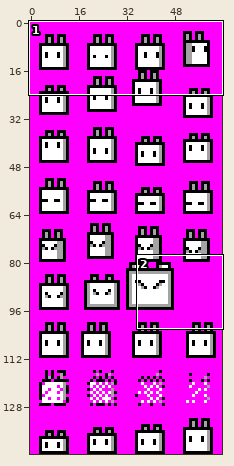
One commit to this sprite sheet: data/player.ch.png. The first picture is a wide view before the edit; the outline marks the close-up.
Close-up. Before:
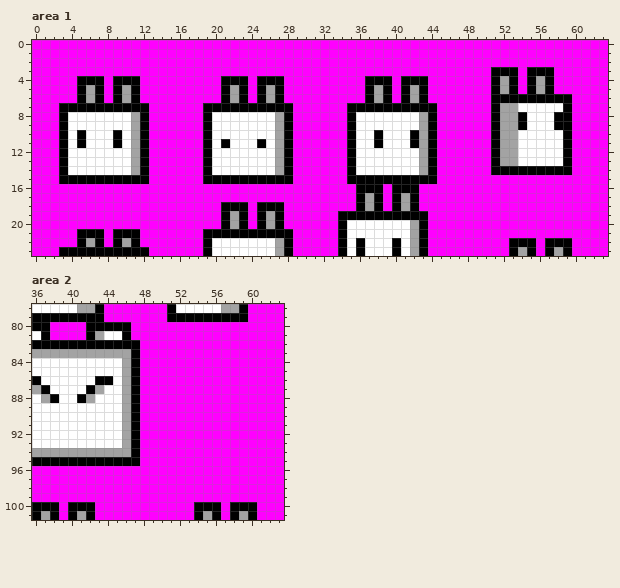
The file is 64x144 pixels. Shown: area 1: x 0..63, y 0..23; area 2: x 36..63, y 78..101.
After:
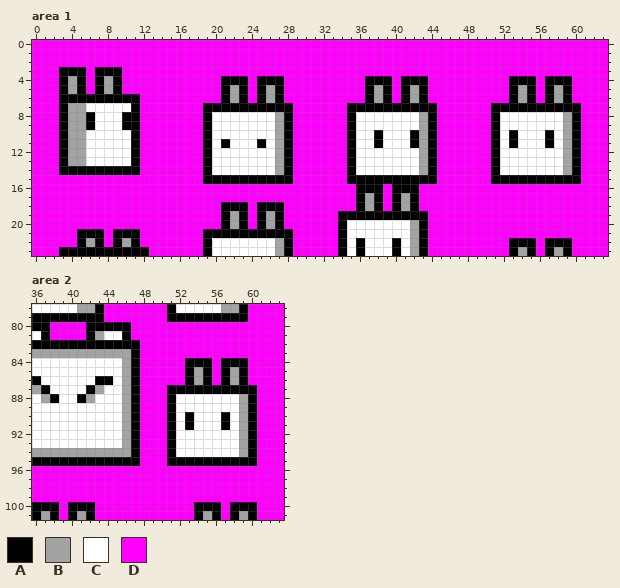
Palette (. is transparent): A #000000  B #a3a3a3  C #ffffff  D #ff00ff
The commit says: Add player double jump animation and fix some minor animation glitches
The exact change:
--- area 1
@@ x 0..63 @@
  2 DDDDDDDDDDDDDDDDDDDDDDDDDDDDDDDDDDDDDDDDDDDDDDDDDDDDDDDDDDDDDDDD
- 3 DDDDDDDDDDDDDDDDDDDDDDDDDDDDDDDDDDDDDDDDDDDDDDDDDDDAAADAAADDDDDD
- 4 DDDDDAAADAAADDDDDDDDDAAADAAADDDDDDDDDAAADAAADDDDDDDABADABADDDDDD
- 5 DDDDDABADABADDDDDDDDDABADABADDDDDDDDDABADABADDDDDDDABADABADDDDDD
- 6 DDDDDABADABADDDDDDDDDABADABADDDDDDDDDABADABADDDDDDDAAAAAAAAADDDD
- 7 DDDAAAAAAAAAADDDDDDAAAAAAAAAADDDDDDAAAAAAAAAADDDDDDABBCCCCCADDDD
- 8 DDDACCCCCCCBADDDDDDACCCCCCCBADDDDDDACCCCCCCBADDDDDDABBACCCAADDDD
- 9 DDDACCCCCCCBADDDDDDACCCCCCCBADDDDDDACCCCCCCBADDDDDDABBACCCAADDDD
-10 DDDACACCCACBADDDDDDACCCCCCCBADDDDDDACCACCCABADDDDDDABBCCCCCADDDD
-11 DDDACACCCACBADDDDDDACACCCACBADDDDDDACCACCCABADDDDDDABBCCCCCADDDD
-12 DDDACCCCCCCBADDDDDDACCCCCCCBADDDDDDACCCCCCCBADDDDDDABBCCCCCADDDD
-13 DDDACCCCCCCBADDDDDDACCCCCCCBADDDDDDACCCCCCCBADDDDDDABBCCCCCADDDD
-14 DDDACCCCCCCBADDDDDDACCCCCCCBADDDDDDACCCCCCCBADDDDDDAAAAAAAAADDDD
-15 DDDAAAAAAAAAADDDDDDAAAAAAAAAADDDDDDAAAAAAAAAADDDDDDDDDDDDDDDDDDD
+ 3 DDDAAADAAADDDDDDDDDDDDDDDDDDDDDDDDDDDDDDDDDDDDDDDDDDDDDDDDDDDDDD
+ 4 DDDABADABADDDDDDDDDDDAAADAAADDDDDDDDDAAADAAADDDDDDDDDAAADAAADDDD
+ 5 DDDABADABADDDDDDDDDDDABADABADDDDDDDDDABADABADDDDDDDDDABADABADDDD
+ 6 DDDAAAAAAAAADDDDDDDDDABADABADDDDDDDDDABADABADDDDDDDDDABADABADDDD
+ 7 DDDABBCCCCCADDDDDDDAAAAAAAAAADDDDDDAAAAAAAAAADDDDDDAAAAAAAAAADDD
+ 8 DDDABBACCCAADDDDDDDACCCCCCCBADDDDDDACCCCCCCBADDDDDDACCCCCCCBADDD
+ 9 DDDABBACCCAADDDDDDDACCCCCCCBADDDDDDACCCCCCCBADDDDDDACCCCCCCBADDD
+10 DDDABBCCCCCADDDDDDDACCCCCCCBADDDDDDACCACCCABADDDDDDACACCCACBADDD
+11 DDDABBCCCCCADDDDDDDACACCCACBADDDDDDACCACCCABADDDDDDACACCCACBADDD
+12 DDDABBCCCCCADDDDDDDACCCCCCCBADDDDDDACCCCCCCBADDDDDDACCCCCCCBADDD
+13 DDDABBCCCCCADDDDDDDACCCCCCCBADDDDDDACCCCCCCBADDDDDDACCCCCCCBADDD
+14 DDDAAAAAAAAADDDDDDDACCCCCCCBADDDDDDACCCCCCCBADDDDDDACCCCCCCBADDD
+15 DDDDDDDDDDDDDDDDDDDAAAAAAAAAADDDDDDAAAAAAAAAADDDDDDAAAAAAAAAADDD
 16 DDDDDDDDDDDDDDDDDDDDDDDDDDDDDDDDDDDDAAADAAADDDDDDDDDDDDDDDDDDDDD
--- area 2
@@ x 49..62 @@
  83 DDDDDDDDDDDDDD
- 84 DDDDDDDDDDDDDD
- 85 DDDDDDDDDDDDDD
- 86 DDDDDDDDDDDDDD
- 87 DDDDDDDDDDDDDD
- 88 DDDDDDDDDDDDDD
- 89 DDDDDDDDDDDDDD
- 90 DDDDDDDDDDDDDD
- 91 DDDDDDDDDDDDDD
- 92 DDDDDDDDDDDDDD
- 93 DDDDDDDDDDDDDD
- 94 DDDDDDDDDDDDDD
- 95 DDDDDDDDDDDDDD
+ 84 DDDDAAADAAADDD
+ 85 DDDDABADABADDD
+ 86 DDDDABADABADDD
+ 87 DDAAAAAAAAAADD
+ 88 DDACCCCCCCBADD
+ 89 DDACCCCCCCBADD
+ 90 DDACACCCACBADD
+ 91 DDACACCCACBADD
+ 92 DDACCCCCCCBADD
+ 93 DDACCCCCCCBADD
+ 94 DDACCCCCCCBADD
+ 95 DDAAAAAAAAAADD
  96 DDDDDDDDDDDDDD
